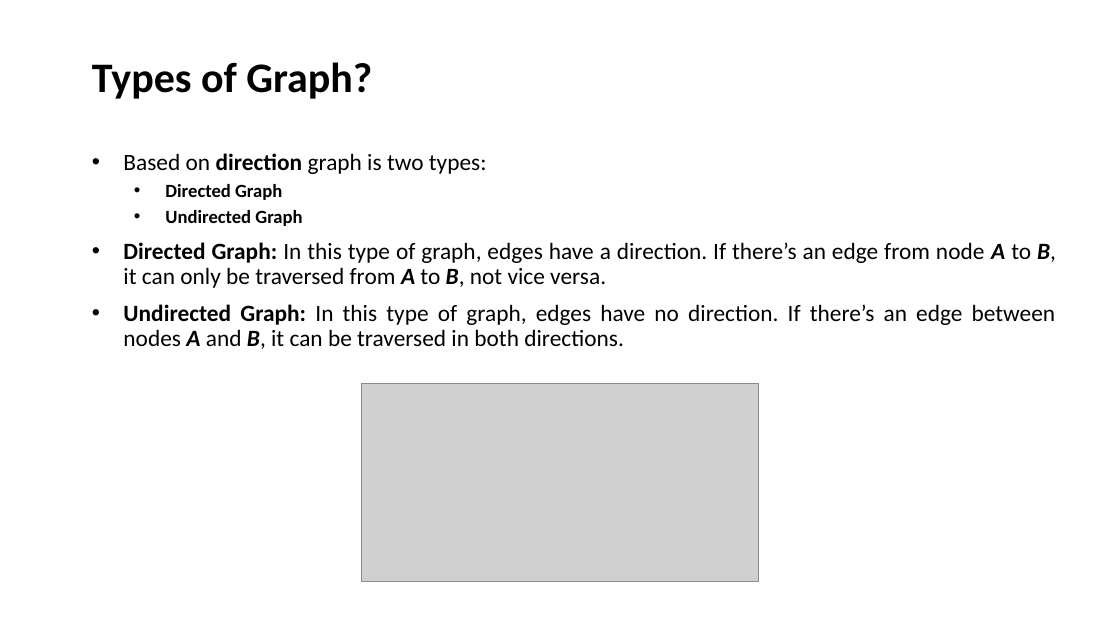
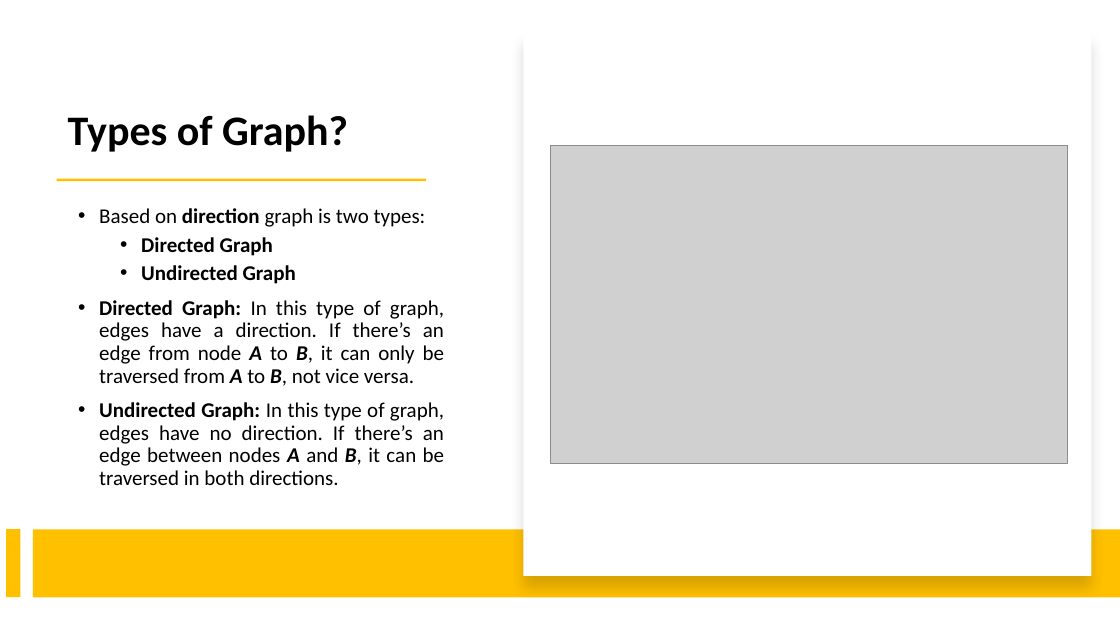
Before and after one commit to alaminbhuyan/DSA-In-Python, a slide deck: slide 4 of Data Structure & Algorithm PDF/Graph Data Structure.pptx. Drawn at 1120x630 pixels with LibreOffice and Linux fonts; fonts in the diff are those of the drawing; grey boxes stand for pictures. Boxes give left, top, right and bottom in pixels: in the first picture for what was removed or moved away, otherwise in the second. Text is boxed around its words. In the diff, an @@ line names an element or a change of style, - is before the commit and + after.

Commit message:
Update Graph Data Structure PPTX file
Replaces the existing Graph Data Structure PowerPoint file with a new version. Specific content changes are not detailed in the diff.

```diff
--- a/Data Structure & Algorithm PDF/Graph Data Structure.pptx
+++ b/Data Structure & Algorithm PDF/Graph Data Structure.pptx
@@ title "Types of Graph?": place and size @@
-title "Types of Graph?" at (92,62,372,99)
+title "Types of Graph?" at (68,115,348,152)
@@ rectangle added at (523,33,1091,576), fill #FFFFFF @@
@@ picture: place and size @@
-picture at (361,383,758,581)
+picture at (550,145,1067,464)
@@ rectangle added at (56,179,426,181), fill #FFC000 @@
@@ subtitle "Based on direction graph is ...": place and size @@
-subtitle "Based on direction graph is ..." at (123,153,1056,349)
+subtitle "Based on direction graph is ..." at (99,208,444,485)
@@ subtitle "Based on direction graph is ..." at (99,208,444,485): size 20 to 18 pt; size 16 to 18 pt in "Directed Graph", "Undirected Graph"; indent changed; vertical alignment top to middle @@
@@ rectangle added at (6,529,20,597), fill #FFC000 @@
@@ rectangle added at (33,530,1120,598), fill #FFC000 @@
```
Also in this commit, not shown: 11 other slides changed, 1 slide added.
